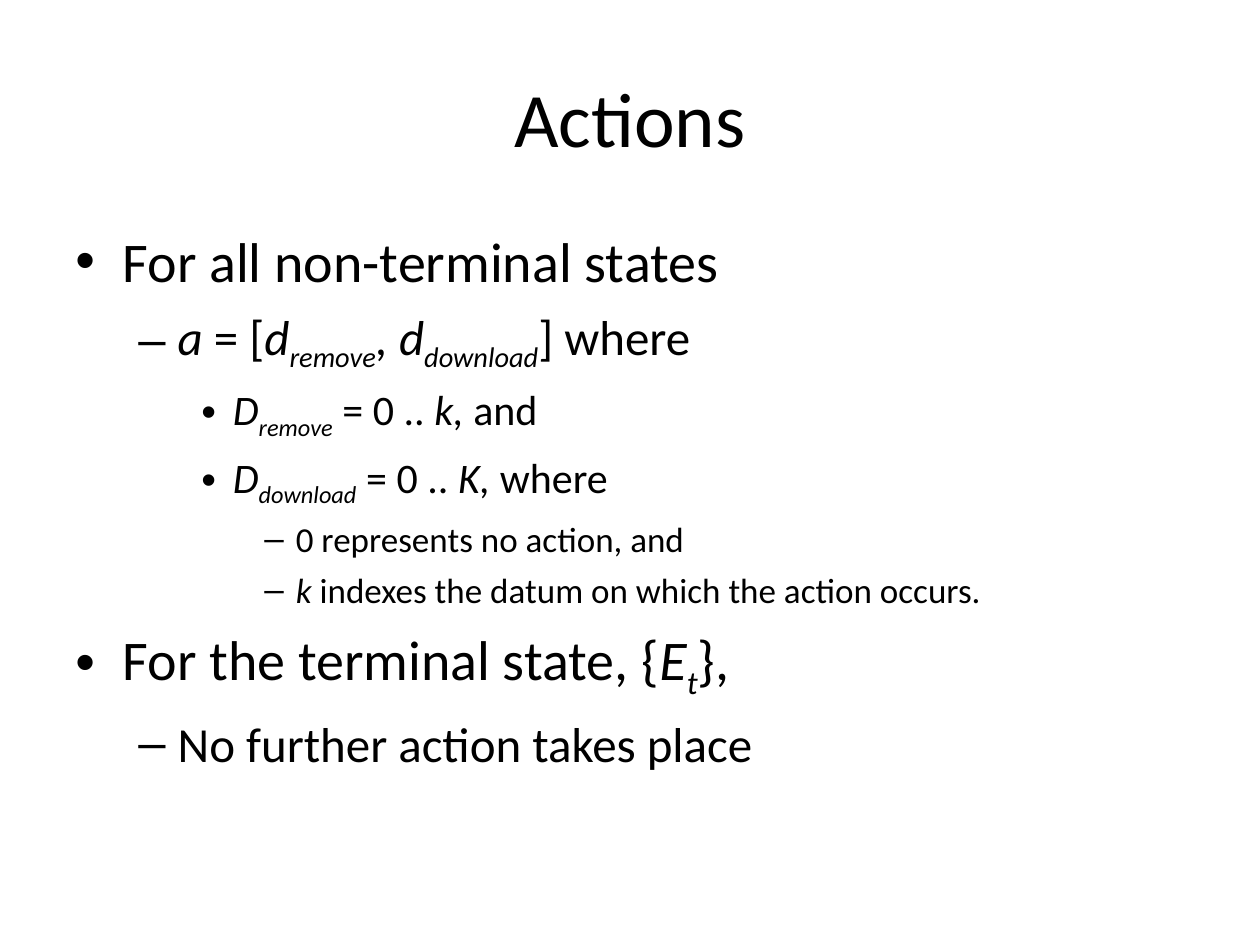
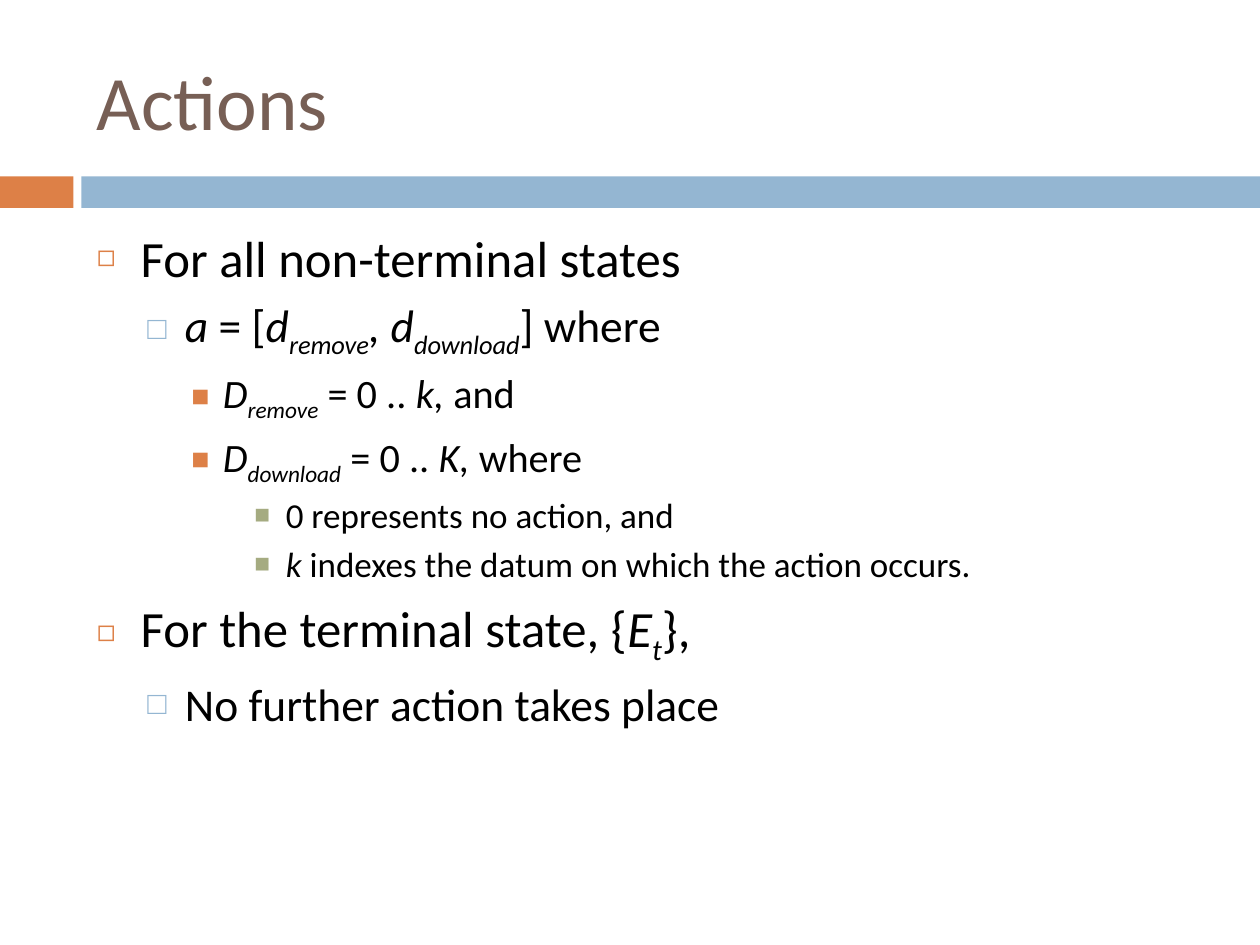
Before and after one commit to mazzas/School, a slide deck: slide 21 of SE4960/Journal Club/Minimum Latency Data Diffusion in Intermittently Connected Mobile.ppt. Drawn at 1260x945 pixels with LibreOffice and Linux fonts; fonts in the diff are those of the drawing. Boxes give left, top, right and bottom in pixels: in the first picture for what was removed or moved away, otherwise in the second. Text is boxed around its words. In the diff, an @@ line names an element or a change of style, - is before the commit and + after.

```diff
--- a/SE4960/Journal Club/Minimum Latency Data Diffusion in Intermittently Connected Mobile.ppt
+++ b/SE4960/Journal Club/Minimum Latency Data Diffusion in Intermittently Connected Mobile.ppt
@@ title "Actions": place and size @@
-title "Actions" at bbox=[514, 93, 745, 148]
+title "Actions" at bbox=[97, 77, 328, 131]
@@ title "Actions" at bbox=[97, 77, 328, 131]: text colour #000000 to #775F55; alignment centre to left @@
@@ rectangle added at bbox=[0, 176, 73, 208], fill #DD8047 @@
@@ rectangle added at bbox=[82, 176, 1260, 208], fill #94B6D2 @@
@@ text "For all non-terminal states": place and size @@
-text "For all non-terminal states" at bbox=[123, 243, 981, 770]
+text "For all non-terminal states" at bbox=[141, 241, 971, 729]
@@ text "For all non-terminal states" at bbox=[141, 241, 971, 729]: size 32 to 29 pt in "For all non-terminal states", "For the terminal state, {Et},"; size 28 to 26 pt in "a = [dremove, ddownload] where", "No further action takes place"; size 24 to 23 pt in "Dremove = 0 .. k, and", "Ddownload = 0 .. K, where"; bullet • to ◻; less space between paragraphs; bullet colour #000000 to #DD8047; bullet – to □; bullet colour #000000 to #94B6D2; bullet • to ■; bullet – to ■; bullet colour #000000 to #A5AB81 @@
```
Also in this commit, not shown: 31 other slides changed, 5 slides added, 3 slides removed, 3 other files.
